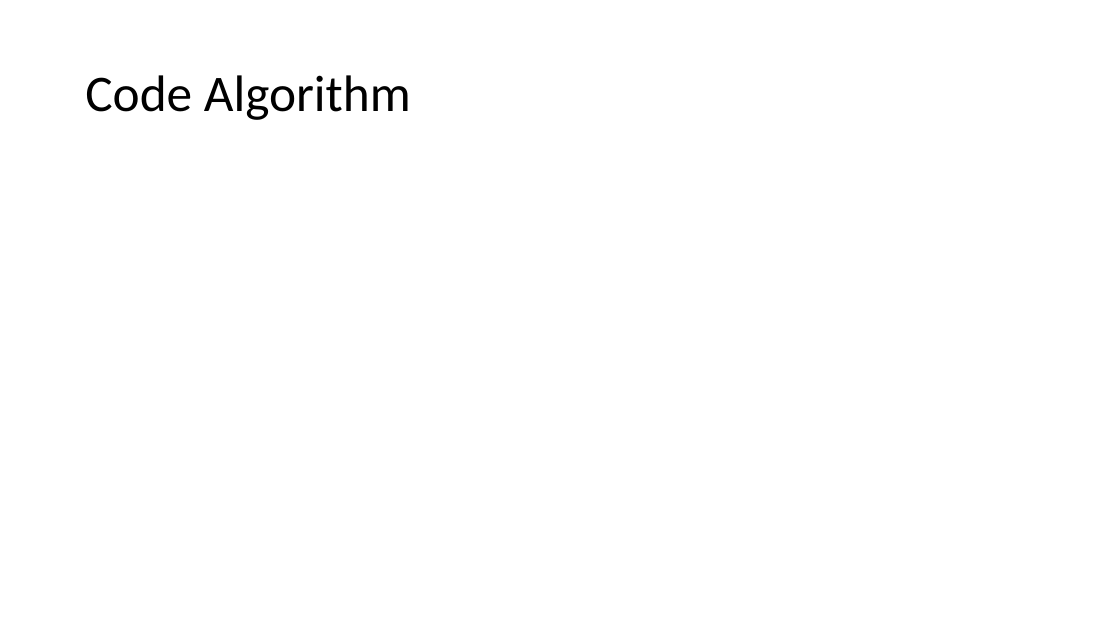
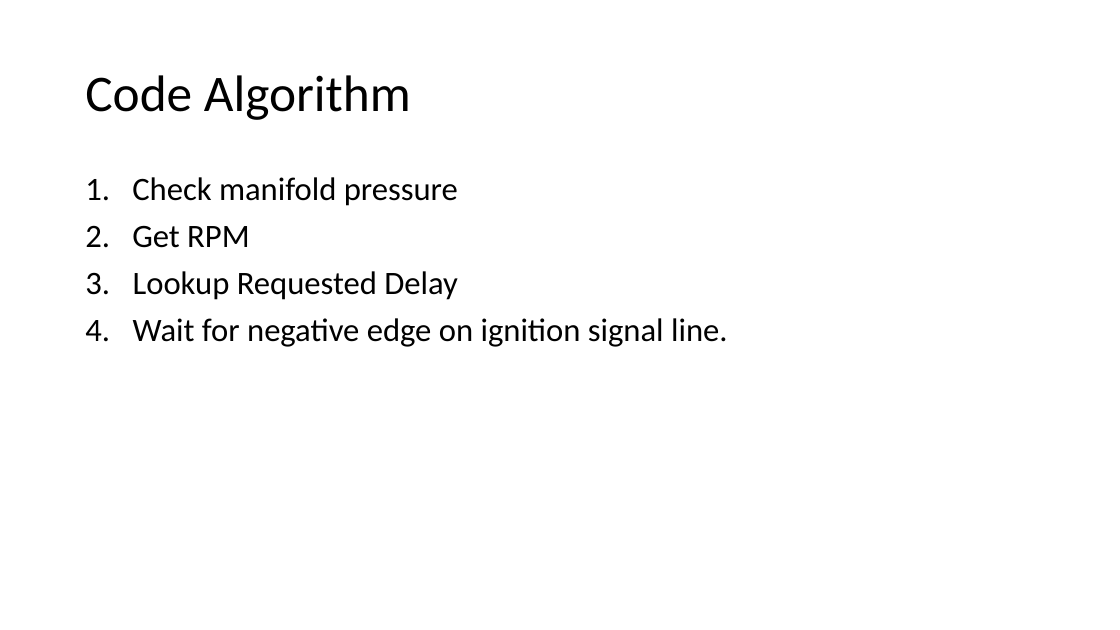
Before and after one commit to SolidEkans/Flux-Capacitors, a slide deck: slide 5 of DESIGN_DOCUMENTATION/Critical_Design_Review.Flux_Capacitors.pptx. Drawn at 1120x630 pixels with LibreOffice and Linux fonts; fonts in the diff are those of the drawing. Boxes give left, top, right and bottom in pixels: in the first picture for what was removed or moved away, otherwise in the second. Text is boxed around its words. In the diff, an @@ line names an element or a change of style, - is before the commit and + after.

```diff
--- a/DESIGN_DOCUMENTATION/Critical_Design_Review.Flux_Capacitors.pptx
+++ b/DESIGN_DOCUMENTATION/Critical_Design_Review.Flux_Capacitors.pptx
@@ text added at (x1=85, y1=177, x2=728, y2=347), 28 pt, text #000000 @@
+1. Check manifold pressure
+2. Get RPM
+3. Lookup Requested Delay
+4. Wait for negative edge on ignition signal line.
```
Also in this commit, not shown: 4 other slides changed.
